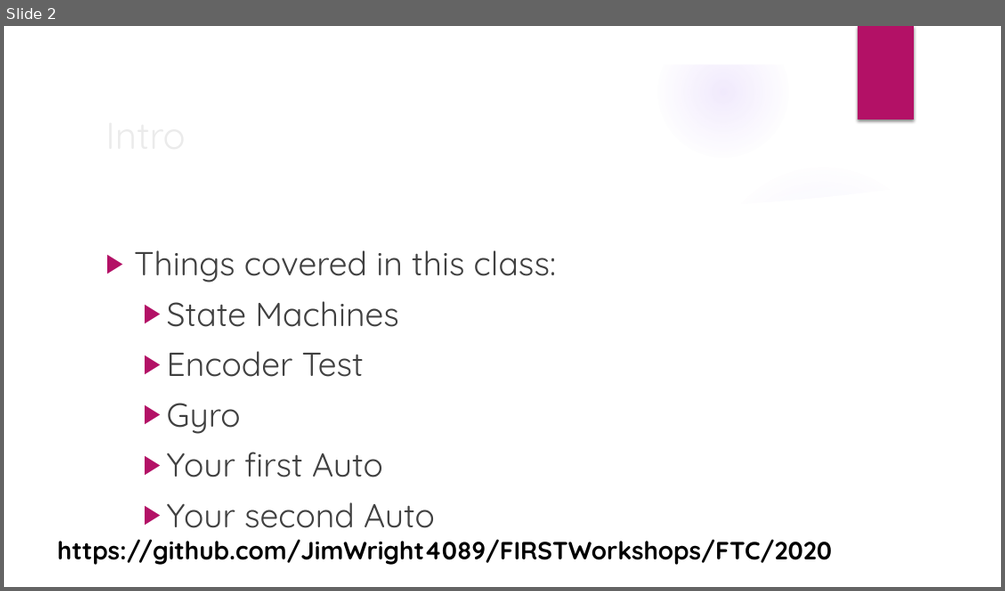
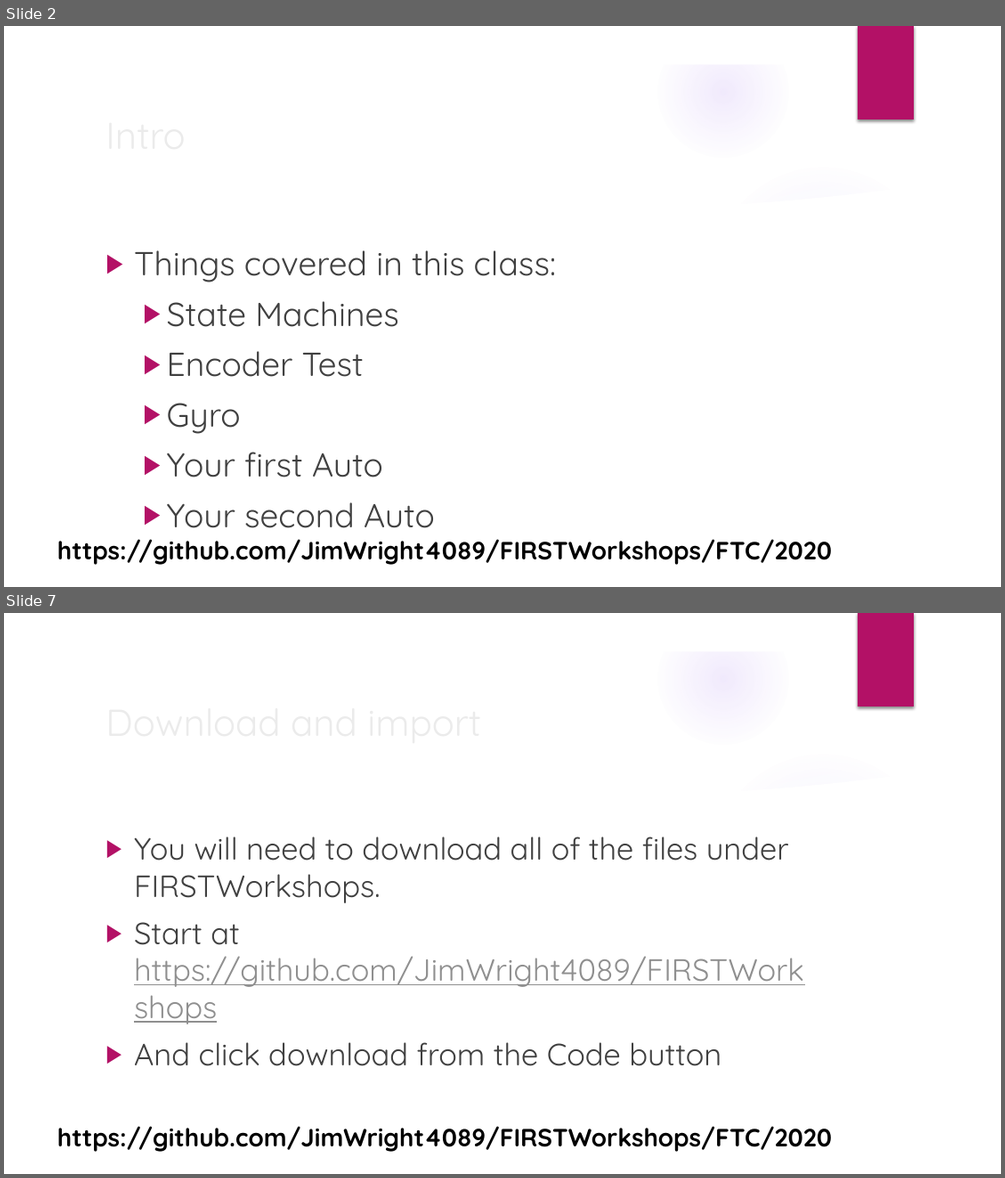
Before and after one commit to JimWright4089/FIRSTWorkshops, a slide deck: FTC/2020/All About Auto.pptx. Shown one above the other, each under a label of ours: slide 2 before the commit, slides 2 and 7 after it; the slides between them are not shown. The pictures are 1005x591 and 1005x1178 pixels, drawn with LibreOffice and Linux fonts; fonts in the diff are those of the drawing; background and template pictures are left out. Boxes give left, top, right and bottom in pixels: in the first picture for what was removed or moved away, otherwise in the second. Text is boxed around its words. In the diff, an @@ line names an element or a change of style, - is before the commit and + after.

```diff
--- a/FTC/2020/All About Auto.pptx
+++ b/FTC/2020/All About Auto.pptx
@@ slide 7 added at (x1=4, y1=613, x2=1001, y2=1174), background picture (left out); not listed: 9 template elements that a slide beside it also shows @@
@@ title added at (x1=134, y1=836, x2=502, y2=1066), 36 pt, text #EBEBEB @@
+Download and import
@@ text added at (x1=134, y1=836, x2=804, y2=1066), 29.6 pt, text #404040 @@
+▶ You will need to download all of the files under FIRSTWorkshops.
+▶ Start at https://github.com/JimWright4089/FIRSTWorkshops
+▶ And click download from the Code button
@@ text added at (x1=57, y1=1126, x2=832, y2=1151), 24 pt, text #000000, bold @@
+https://github.com/JimWright4089/FIRSTWorkshops/FTC/2020
```
Also in this commit, not shown: 2 slides changed, 14 other slides added.
